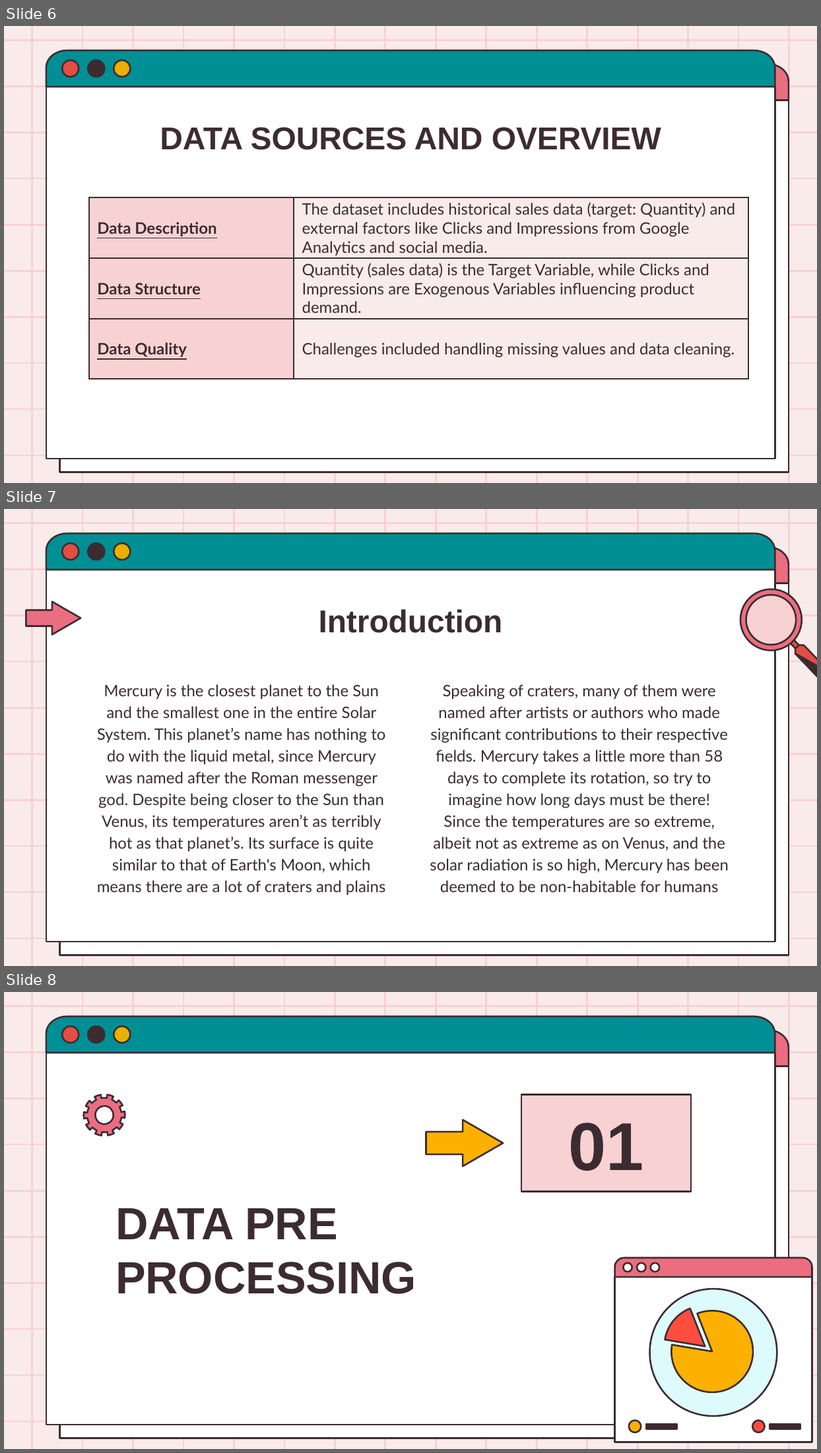
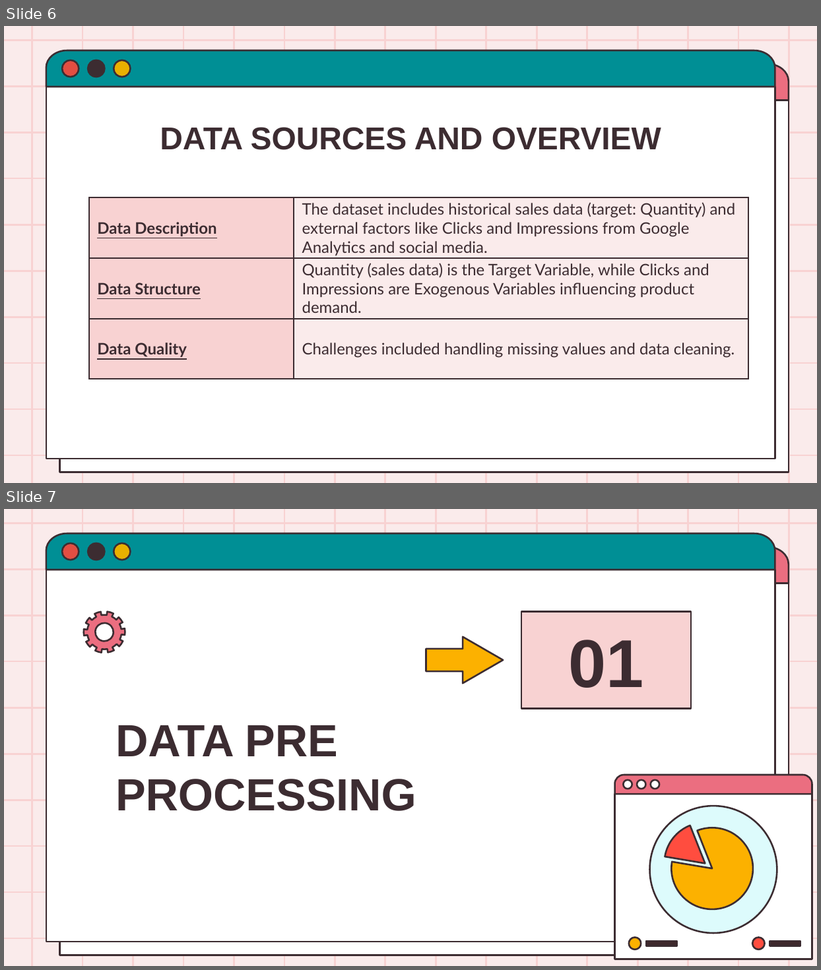
Before and after one commit to springboardmentor436z/FutureCart--AI-Driven-Demand-Prediction, a slide deck: NitiNMishra/Presentation/personal_ppt.pptx. Shown one above the other, each under a label of ours: slides 6, 7 and 8 before the commit, slides 6 and 7 after it. The pictures are 821x1453 and 821x970 pixels, drawn with LibreOffice and Linux fonts; fonts in the diff are those of the drawing. Boxes give left, top, right and bottom in pixels: in the first picture for what was removed or moved away, otherwise in the second. Text is boxed around its words. In the diff, an @@ line names an element or a change of style, - is before the commit and + after.

Commit message:
Updated Presentation Files

```diff
--- a/NitiNMishra/Presentation/personal_ppt.pptx
+++ b/NitiNMishra/Presentation/personal_ppt.pptx
@@ slide 7 removed at <box>4,509,817,966</box>, background #FAEBEB; not listed: 36 template elements that a slide beside it also shows @@
@@ group removed at <box>26,590,817,680</box>: 7 freeform shapes @@
@@ title removed at <box>319,609,503,633</box> @@
-Introduction
@@ subtitle removed at <box>97,685,386,895</box> @@
-Mercury is the closest planet to the Sun and the smallest one in the entire Solar System. This planet’s name has nothing to do with the liquid metal, since Mercury was named after the Roman messenger god. Despite being closer to the Sun than Venus, its temperatures aren’t as terribly hot as that planet’s. Its surface is quite similar to that of Earth's Moon, which means there are a lot of craters and plains
@@ subtitle removed at <box>430,685,729,892</box> @@
-Speaking of craters, many of them were named after artists or authors who made significant contributions to their respective fields. Mercury takes a little more than 58 days to complete its rotation, so try to imagine how long days must be there! Since the temperatures are so extreme, albeit not as extreme as on Venus, and the solar radiation is so high, Mercury has been deemed to be non-habitable for humans
@@ what was slide 8 is now slide 7 @@
```
